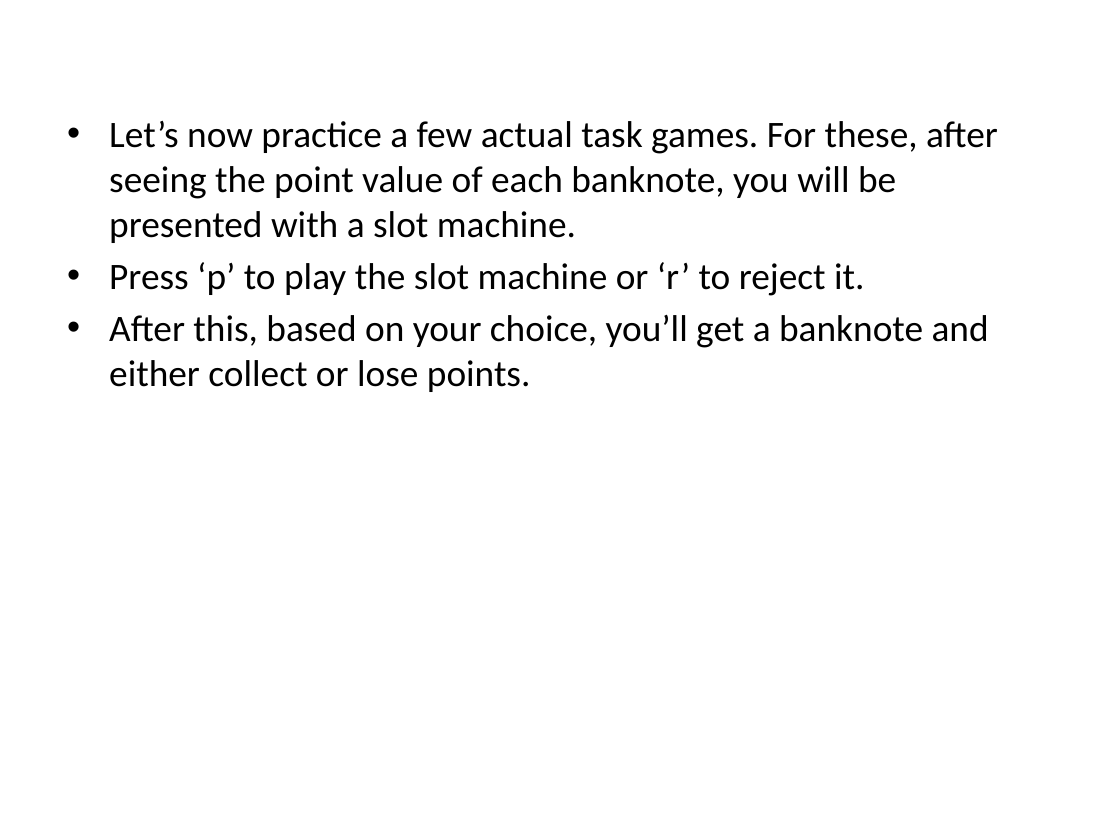
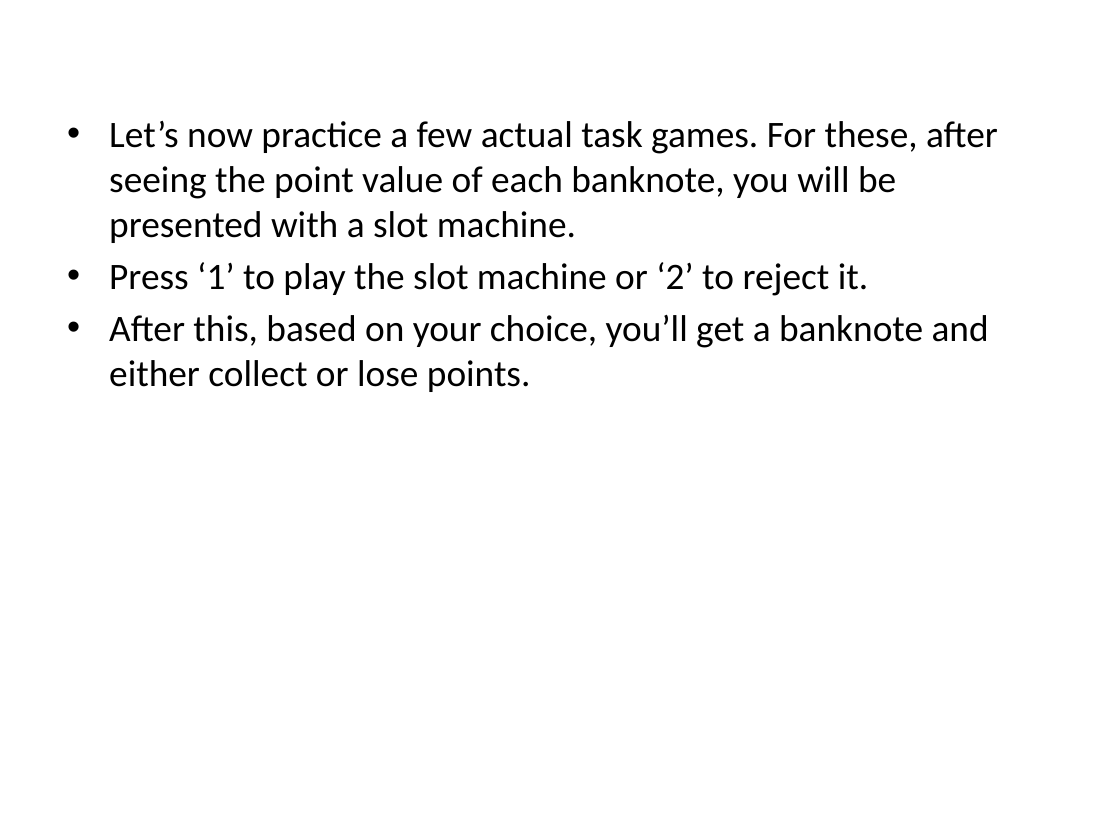
Before and after one commit to evanrussek/Gamble_Task_browser, a slide deck: slide 8 of public/Online_Task/Stimuli/uws_instr_slides_ver2_jpg_o1.pptx. Drawn at 1120x840 pixels with LibreOffice and Linux fonts; fonts in the diff are those of the drawing. Boxes give left, top, right and bottom in pixels: in the first picture for what was removed or moved away, otherwise in the second. Text is boxed around its words. In the diff, an @@ line names an element or a change of style, - is before the commit and + after.

```diff
--- a/public/Online_Task/Stimuli/uws_instr_slides_ver2_jpg_o1.pptx
+++ b/public/Online_Task/Stimuli/uws_instr_slides_ver2_jpg_o1.pptx
@@ text at [109,262,868,296]: text changed @@
-• Press ‘p’ to play the slot machine or ‘r’ to reject it.
+• Press ‘1’ to play the slot machine or ‘2’ to reject it.
```
Also in this commit, not shown: 4 other slides changed, 39 other files.
